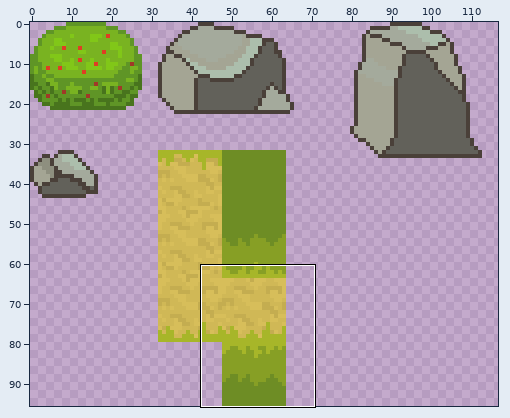
Pixel-art file, stored at magicWorld/Sprites/карта.aseprite. Above, an overview of the earlier version with the close-up marked.
Close-up. Before the edit:
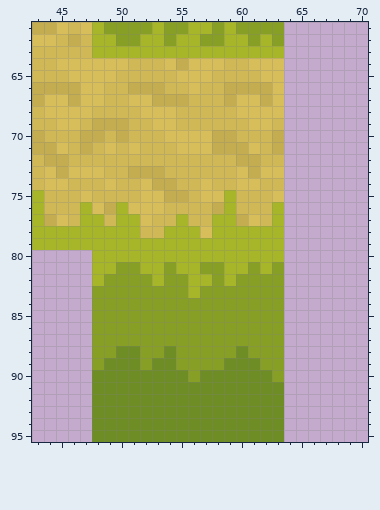
128x96 pixels, 1 frame. Shown: x 43..70, y 61..95. The wide view leaves out empty margins.
Now the later version:
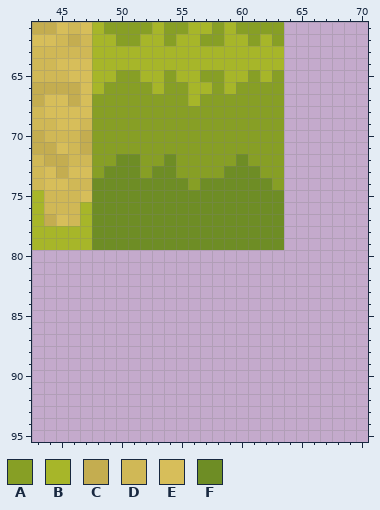
Palette (. is transparent): A #879f25  B #a7b629  C #c4ad50  D #d0b856  E #d7be5a  F #6e8d25
From old to new:
y 64: x 48..63 EEEDDDECEEEDDEEE -> BBBBBBBBBBBBBBBB
y 65: x 48..63 EEDDDDDEEEDDDDEE -> BBAABBABBAABBABA
y 66: x 48..63 EDDCCCDDEDDCCCCE -> BAAAABAABBABAAAA
y 67: x 48..63 EDDEECCCDDDCEECE -> AAAAAAAABAAAAAAA
y 68: x 48..63 DDDDEEEDDDDDEEEE -> AAAAAAAAAAAAAAAA
y 69: x 48..63 CCCDDEEDDDDDDEED -> AAAAAAAAAAAAAAAA
y 70: x 48..63 CDCDDDEEEECCDDDC -> AAAAAAAAAAAAAAAA
y 71: x 48..63 DEDEDDDEEECCCEDC -> AAAAAAAAAAAAAAAA
y 72: x 48..63 DDDDDDDDDDDDCCDD -> AAFFAAFAAAAAFAAA
y 73: x 48..63 EDDCCCDDDDDDECEE -> AFFFAFFAAAAFFFAA
y 74: x 48..63 DEDDECCDDEDDEEDD -> FFFFFFFFAFFFFFFA
y 75: x 48..63 DDDDEECCDEEBDDDE -> FFFFFFFFFFFFFFFF
y 76: x 48..63 ECBEEEDDDDCBDDDB -> FFFFFFFFFFFFFFFF
y 77: x 48..63 BDBBEDDBDDBBCEDB -> FFFFFFFFFFFFFFFF
y 78: x 48..63 BBBBDDBBBEBBBBBB -> FFFFFFFFFFFFFFFF
y 79: x 48..63 BBBBBBBBBBBBBBBB -> FFFFFFFFFFFFFFFF
y 80: x 48..63 BBBBBBBBBBBBBBBB -> ................
y 81: x 48..63 BBAABBABBAABBABA -> ................
y 82: x 48..63 BAAAABAABBABAAAA -> ................
y 83: x 48..63 AAAAAAAABAAAAAAA -> ................
y 84..87: x 48..63 AAAAAAAAAAAAAAAA -> ................
y 88: x 48..63 AAFFAAFAAAAAFAAA -> ................
y 89: x 48..63 AFFFAFFAAAAFFFAA -> ................
y 90: x 48..63 FFFFFFFFAFFFFFFA -> ................
y 91..95: x 48..63 FFFFFFFFFFFFFFFF -> ................
Pixel boxes of the changes (left, top, right, bottom) in both close-ups:
changed: (92, 58, 284, 442)
